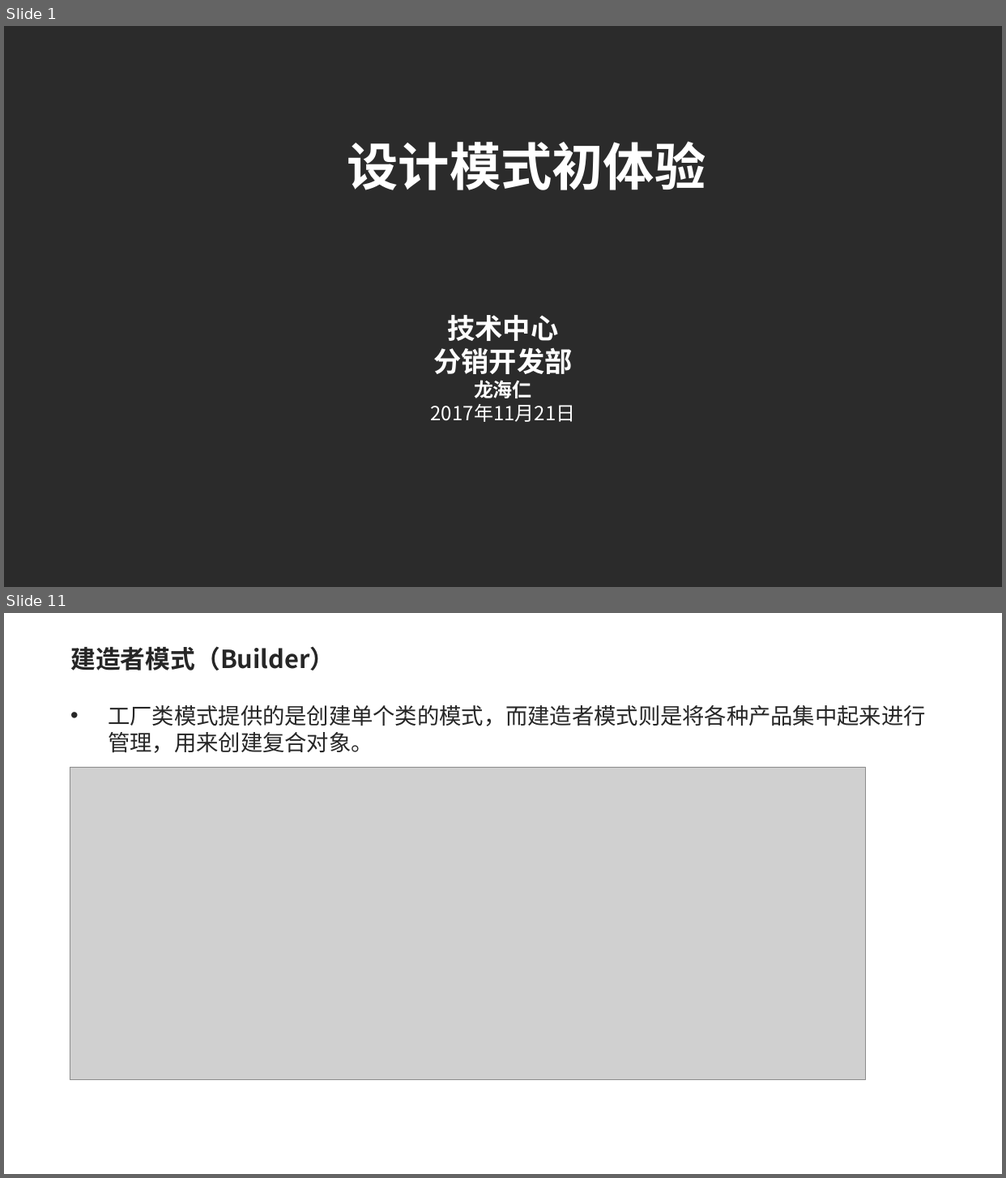
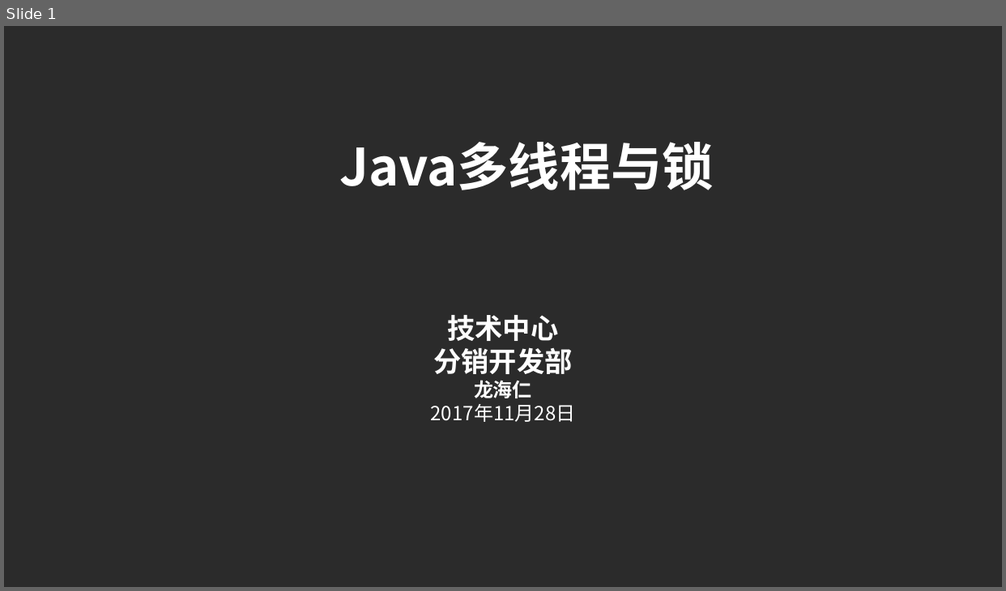
Before and after one commit to lhrimperial/study, a slide deck: study-thread/doc/Java多线程与锁.pptx. Shown one above the other, each under a label of ours: slides 1 and 11 before the commit, slide 1 after it; the slides between them are not shown. The pictures are 1006x1178 and 1006x591 pixels, drawn with LibreOffice and Linux fonts; fonts in the diff are those of the drawing; grey boxes stand for pictures; background and template pictures are left out; a plain dark background stands for a picture behind light text. Boxes give left, top, right and bottom in pixels: in the first picture for what was removed or moved away, otherwise in the second. Text is boxed around its words. In the diff, an @@ line names an element or a change of style, - is before the commit and + after.

```diff
--- a/study-thread/doc/Java多线程与锁.pptx
+++ b/study-thread/doc/Java多线程与锁.pptx
@@ slide 11 removed at (4,613,1002,1174), background picture (left out) @@
@@ title removed at (70,646,334,671) @@
-建造者模式（Builder）
@@ text removed at (108,705,925,753) @@
-• 工厂类模式提供的是创建单个类的模式，而建造者模式则是将各种产品集中起来进行管理，用来创建复合对象。
@@ picture removed at (70,768,865,1080) @@
@@ slide 1 changed as well @@
@@ text at (339,142,714,190): text changed @@
-设计模式初体验
+Java多线程与锁
@@ text at (431,404,576,422): text changed @@
-2017年11月21日
+2017年11月28日
```
Also in this commit, not shown: 5 other slides changed, 23 slides added, 27 other slides removed, 46 other files.
